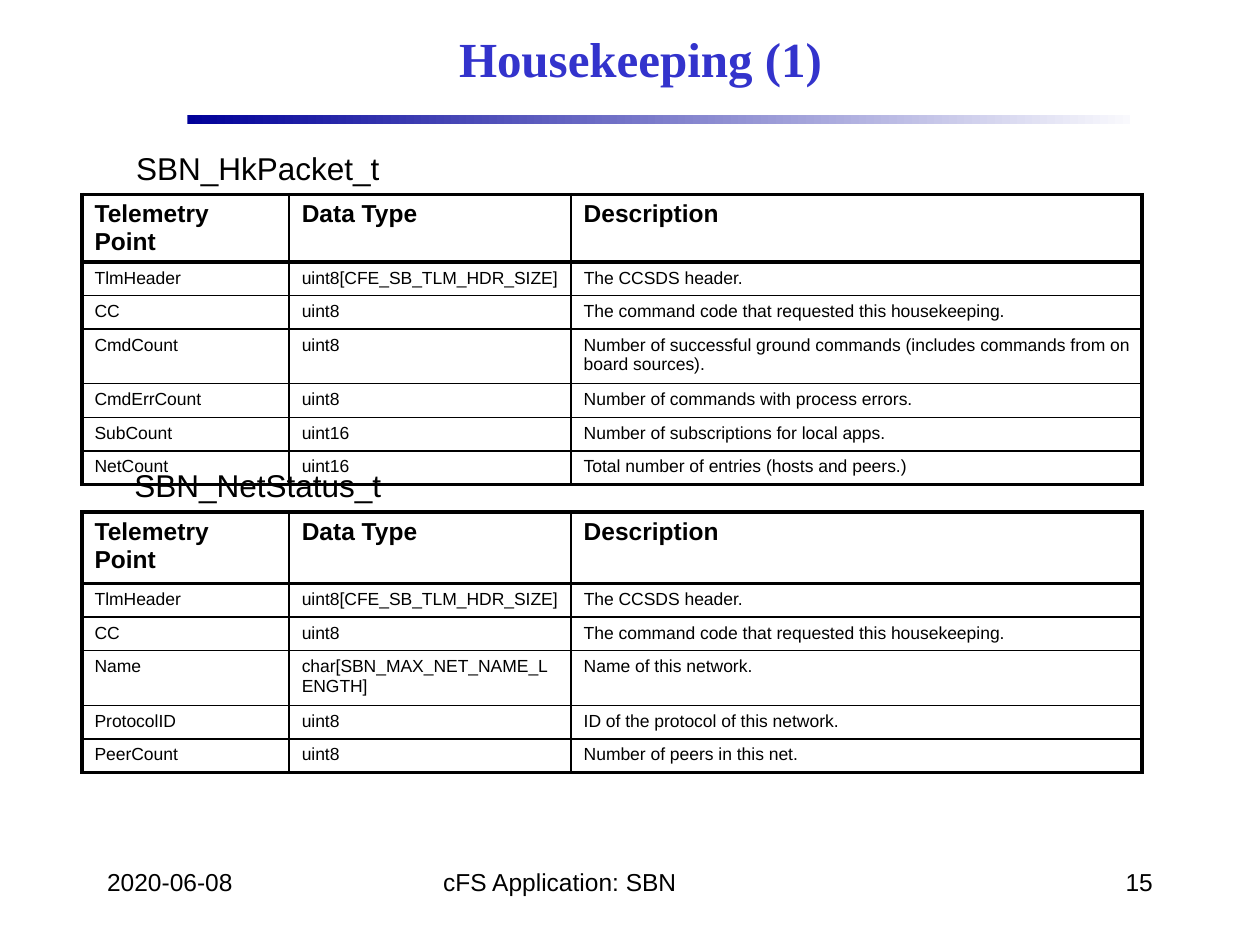
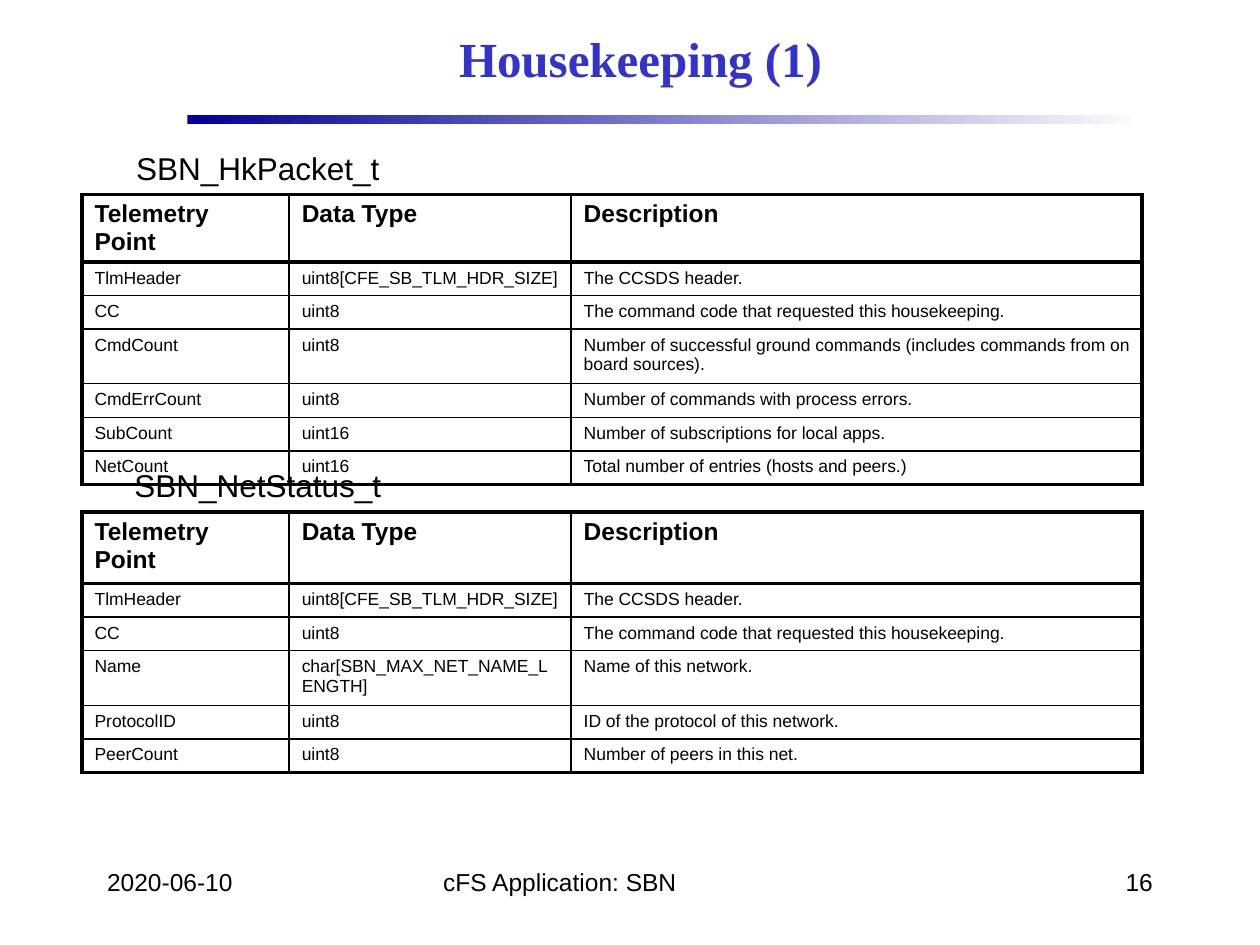
Before and after one commit to nasa/SBN, a slide deck: slide 16 of doc/SBN_Design.pptx (slide 15 before the commit). Drawn at 1260x945 pixels with LibreOffice and Linux fonts; fonts in the diff are those of the drawing; background and template pictures are left out. Boxes give left, top, right and bottom in pixels: in the first picture for what was removed or moved away, otherwise in the second. Text is boxed around its words. In the diff, an @@ line names an element or a change of style, - is before the commit and + after.

```diff
--- a/doc/SBN_Design.pptx
+++ b/doc/SBN_Design.pptx
@@ text at bbox=[107, 874, 232, 892]: text changed @@
-2020-06-08
+2020-06-10
@@ page number at bbox=[1126, 874, 1153, 892]: text changed @@
-15
+16
```
Also in this commit, not shown: 19 other slides changed, 1 slide added, 17 other files.
